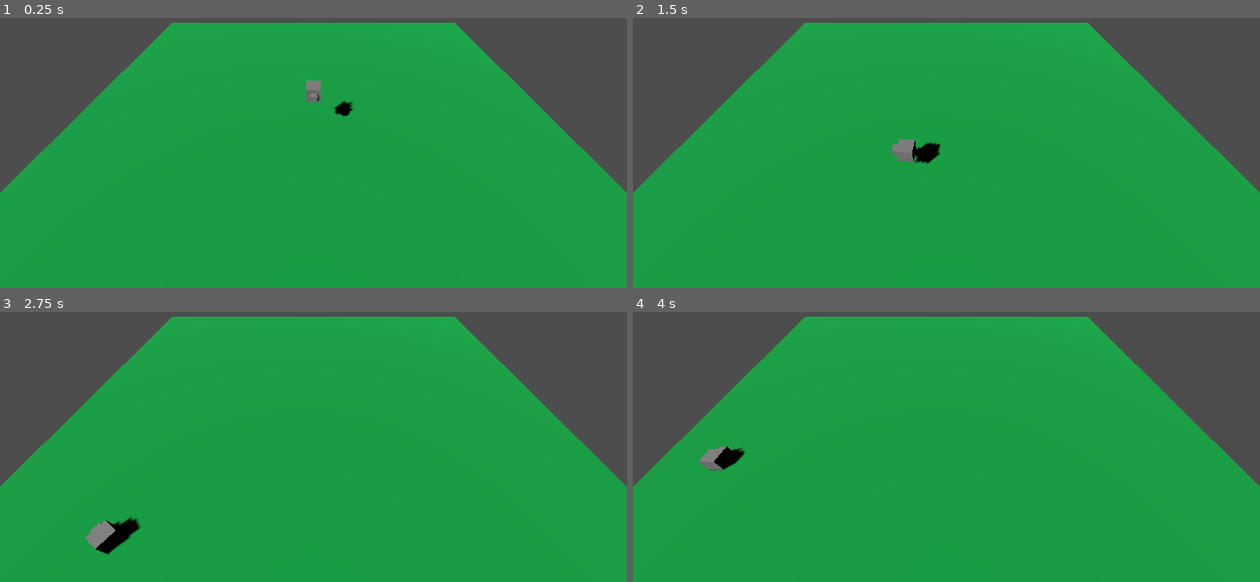
Above: before the commit, frames 1-4 (two rows, left to right).
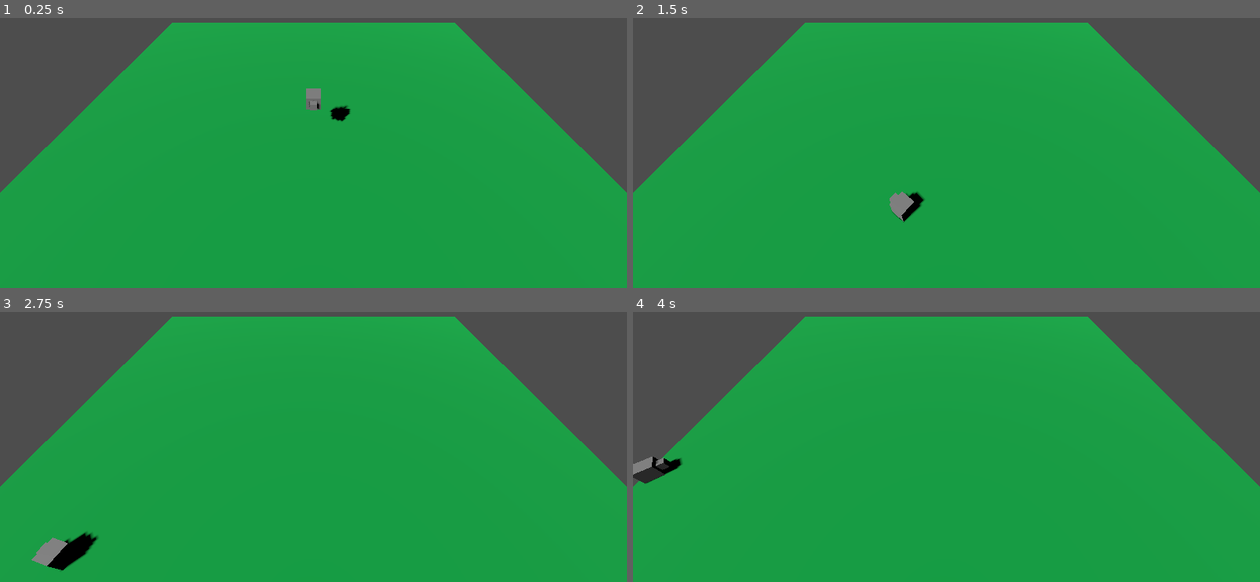
Above: after the commit, the same moments.

Repository: AndreiRafael/GGJ24
Game: Godot game, scene res://scenes/MainCar.tscn
Same seed, same stepped clock (60 frames per second), same inputs: the game is played once before the commit and once after it. Before the commit the project starts from res://Main.tscn.
Inputs:
- Up to frame 1 (0.25 s): no input
- Up to frame 2 (1.5 s): hold D (turn_right) 0.53-1.28 s; hold A (turn_left) from 1.28 s (still down)
- Up to frame 3 (2.75 s): release A (turn_left) at 2.03 s; hold D (turn_right) from 2.03 s (still down)
- Up to frame 4 (4 s): release D (turn_right) at 3.53 s; hold A (turn_left) from 3.53 s (still down)

The runs differ from the first frame. In frame 1, 0.3% of the frame differs, in the area x 48-57%, y 23-39%; in frame 2, 0.9%; in frame 3, 1.5%, in the area x 5-23%, y 75-96%; in frame 4, 0.9%.

Commit message:
carro e snake wip

Diff:
--- a/Main.tscn
+++ /dev/null
@@ -1,51 +0,0 @@
-[gd_scene load_steps=8 format=3 uid="uid://b6irfwux1kg4t"]
-
-[ext_resource type="Script" path="res://scripts/new_script.gd" id="1_1k3co"]
-[ext_resource type="Material" uid="uid://uyarp30xpwwd" path="res://materials/temp.tres" id="2_egt87"]
-
-[sub_resource type="SphereShape3D" id="SphereShape3D_7khki"]
-
-[sub_resource type="BoxMesh" id="BoxMesh_dka3o"]
-
-[sub_resource type="BoxMesh" id="BoxMesh_qv2yx"]
-
-[sub_resource type="PlaneMesh" id="PlaneMesh_05je2"]
-
-[sub_resource type="WorldBoundaryShape3D" id="WorldBoundaryShape3D_c8076"]
-
-[node name="Main" type="Node3D"]
-
-[node name="Car" type="CharacterBody3D" parent="."]
-transform = Transform3D(1, 0, 0, 0, 1, 0, 0, 0, 1, 0, 2.1118, 0)
-
-[node name="Collision" type="CollisionShape3D" parent="Car"]
-transform = Transform3D(0.5, 0, 0, 0, 0.5, 0, 0, 0, 0.5, 0, 0, 0)
-shape = SubResource("SphereShape3D_7khki")
-
-[node name="Controller" type="Node" parent="Car"]
-script = ExtResource("1_1k3co")
-
-[node name="TempMesh" type="MeshInstance3D" parent="Car"]
-transform = Transform3D(0.5, 0, 0, 0, 0.5, 0, 0, 0, 0.5, 0, 0, 0)
-mesh = SubResource("BoxMesh_dka3o")
-
-[node name="MeshInstance3D" type="MeshInstance3D" parent="Car/TempMesh"]
-transform = Transform3D(0.5, 0, 0, 0, 0.5, 0, 0, 0, 0.5, 0, 0, 0.625758)
-mesh = SubResource("BoxMesh_qv2yx")
-
-[node name="Camera3D" type="Camera3D" parent="."]
-transform = Transform3D(1, 0, 0, 0, 0.707107, 0.707107, 0, -0.707107, 0.707107, 0, 7, 6)
-
-[node name="Floor" type="StaticBody3D" parent="."]
-transform = Transform3D(10, 0, 0, 0, 10, 0, 0, 0, 10, 0, 0, 0)
-
-[node name="Mesh" type="MeshInstance3D" parent="Floor"]
-material_override = ExtResource("2_egt87")
-mesh = SubResource("PlaneMesh_05je2")
-
-[node name="Collision" type="CollisionShape3D" parent="Floor"]
-shape = SubResource("WorldBoundaryShape3D_c8076")
-
-[node name="DirectionalLight3D" type="DirectionalLight3D" parent="."]
-transform = Transform3D(0.707107, 0.5, -0.5, 0, 0.707107, 0.707107, 0.707107, -0.5, 0.5, 0, 0, 0)
-shadow_enabled = true
--- a/project.godot
+++ b/project.godot
@@ -11,7 +11,7 @@
 [application]
 
 config/name="GGJ24"
-run/main_scene="res://Main.tscn"
+run/main_scene="res://scenes/MainCar.tscn"
 config/features=PackedStringArray("4.2", "Forward Plus")
 config/icon="res://icon.svg"
 
--- /dev/null
+++ b/scenes/Car.tscn
@@ -0,0 +1,27 @@
+[gd_scene load_steps=5 format=3 uid="uid://bm4cv8qhgtv2a"]
+
+[ext_resource type="Script" path="res://scripts/car.gd" id="1_eb6nh"]
+
+[sub_resource type="SphereShape3D" id="SphereShape3D_7khki"]
+
+[sub_resource type="BoxMesh" id="BoxMesh_dka3o"]
+
+[sub_resource type="BoxMesh" id="BoxMesh_qv2yx"]
+
+[node name="Car" type="CharacterBody3D"]
+transform = Transform3D(1, 0, 0, 0, 1, 0, 0, 0, 1, 0, 2.1118, 0)
+
+[node name="Collision" type="CollisionShape3D" parent="."]
+transform = Transform3D(0.5, 0, 0, 0, 0.5, 0, 0, 0, 0.5, 0, 0, 0)
+shape = SubResource("SphereShape3D_7khki")
+
+[node name="Controller" type="Node" parent="."]
+script = ExtResource("1_eb6nh")
+
+[node name="TempMesh" type="MeshInstance3D" parent="."]
+transform = Transform3D(0.5, 0, 0, 0, 0.5, 0, 0, 0, 0.5, 0, 0, 0)
+mesh = SubResource("BoxMesh_dka3o")
+
+[node name="MeshInstance3D" type="MeshInstance3D" parent="TempMesh"]
+transform = Transform3D(0.5, 0, 0, 0, 0.5, 0, 0, 0, 0.5, 0, 0, 0.625758)
+mesh = SubResource("BoxMesh_qv2yx")
--- /dev/null
+++ b/scenes/Clown.tscn
@@ -0,0 +1,25 @@
+[gd_scene load_steps=5 format=3 uid="uid://dxo4nrgdssges"]
+
+[ext_resource type="Script" path="res://scripts/clown.gd" id="1_24g56"]
+
+[sub_resource type="CapsuleShape3D" id="CapsuleShape3D_2exqr"]
+
+[sub_resource type="CapsuleMesh" id="CapsuleMesh_6y6j4"]
+
+[sub_resource type="BoxMesh" id="BoxMesh_buivk"]
+
+[node name="Clown" type="CharacterBody3D"]
+transform = Transform3D(1, 0, 0, 0, 1, 0, 0, 0, 1, 0, 1.70706, 0)
+collision_layer = 2
+script = ExtResource("1_24g56")
+waypoint_frequency = 80.0
+
+[node name="CollisionShape3D" type="CollisionShape3D" parent="."]
+shape = SubResource("CapsuleShape3D_2exqr")
+
+[node name="MeshInstance3D" type="MeshInstance3D" parent="."]
+mesh = SubResource("CapsuleMesh_6y6j4")
+
+[node name="MeshInstance3D" type="MeshInstance3D" parent="MeshInstance3D"]
+transform = Transform3D(0.730631, 0, 0, 0, 0.250128, 0, 0, 0, 0.466019, 0, 0.474407, 0.384091)
+mesh = SubResource("BoxMesh_buivk")
--- /dev/null
+++ b/scenes/Leader.tscn
@@ -0,0 +1,11 @@
+[gd_scene load_steps=3 format=3 uid="uid://diafabxbxlj37"]
+
+[ext_resource type="PackedScene" uid="uid://dxo4nrgdssges" path="res://scenes/Clown.tscn" id="1_myn3b"]
+[ext_resource type="Script" path="res://scripts/leader.gd" id="2_tnc6w"]
+
+[node name="Leader" instance=ExtResource("1_myn3b")]
+transform = Transform3D(0.9, 0, 0, 0, 0.9, 0, 0, 0, 0.9, 0, 1.70706, 0)
+script = ExtResource("2_tnc6w")
+speed = 2.0
+turn_speed = 4.0
+waypoint_frequency = 80.0
--- /dev/null
+++ b/scenes/Main.tscn
@@ -0,0 +1,58 @@
+[gd_scene load_steps=6 format=3 uid="uid://b6irfwux1kg4t"]
+
+[ext_resource type="PackedScene" uid="uid://diafabxbxlj37" path="res://scenes/Leader.tscn" id="2_r3oth"]
+[ext_resource type="Material" uid="uid://uyarp30xpwwd" path="res://materials/temp.tres" id="2_ryvou"]
+[ext_resource type="PackedScene" uid="uid://dxo4nrgdssges" path="res://scenes/Clown.tscn" id="3_6if3v"]
+
+[sub_resource type="PlaneMesh" id="PlaneMesh_05je2"]
+
+[sub_resource type="WorldBoundaryShape3D" id="WorldBoundaryShape3D_c8076"]
+
+[node name="Main" type="Node3D"]
+
+[node name="Camera3D" type="Camera3D" parent="."]
+transform = Transform3D(1, 0, 0, 0, 0.707107, 0.707107, 0, -0.707107, 0.707107, 0, 7, 6)
+
+[node name="Floor" type="StaticBody3D" parent="."]
+transform = Transform3D(10, 0, 0, 0, 10, 0, 0, 0, 10, 0, 0, 0)
+
+[node name="Mesh" type="MeshInstance3D" parent="Floor"]
+material_override = ExtResource("2_ryvou")
+mesh = SubResource("PlaneMesh_05je2")
+
+[node name="Collision" type="CollisionShape3D" parent="Floor"]
+shape = SubResource("WorldBoundaryShape3D_c8076")
+
+[node name="Leader" parent="." node_paths=PackedStringArray("next") instance=ExtResource("2_r3oth")]
+speed = 6.0
+next = NodePath("../Clown")
+
+[node name="Clown" parent="." node_paths=PackedStringArray("next") instance=ExtResource("3_6if3v")]
+next = NodePath("../Clown2")
+
+[node name="Clown2" parent="." node_paths=PackedStringArray("next") instance=ExtResource("3_6if3v")]
+next = NodePath("../Clown3")
+
+[node name="Clown3" parent="." node_paths=PackedStringArray("next") instance=ExtResource("3_6if3v")]
+next = NodePath("../Clown4")
+
+[node name="Clown4" parent="." node_paths=PackedStringArray("next") instance=ExtResource("3_6if3v")]
+next = NodePath("../Clown5")
+
+[node name="Clown5" parent="." node_paths=PackedStringArray("next") instance=ExtResource("3_6if3v")]
+next = NodePath("../Clown6")
+
+[node name="Clown6" parent="." node_paths=PackedStringArray("next") instance=ExtResource("3_6if3v")]
+next = NodePath("../Clown7")
+
+[node name="Clown7" parent="." node_paths=PackedStringArray("next") instance=ExtResource("3_6if3v")]
+next = NodePath("../Clown8")
+
+[node name="Clown8" parent="." node_paths=PackedStringArray("next") instance=ExtResource("3_6if3v")]
+next = NodePath("../Clown9")
+
+[node name="Clown9" parent="." instance=ExtResource("3_6if3v")]
+
+[node name="DirectionalLight3D" type="DirectionalLight3D" parent="."]
+transform = Transform3D(0.707107, 0.5, -0.5, 0, 0.707107, 0.707107, 0.707107, -0.5, 0.5, 0, 0, 0)
+shadow_enabled = true
--- /dev/null
+++ b/scenes/MainCar.tscn
@@ -0,0 +1,29 @@
+[gd_scene load_steps=5 format=3 uid="uid://dwg6drqodrh6d"]
+
+[ext_resource type="Material" uid="uid://uyarp30xpwwd" path="res://materials/temp.tres" id="1_djbb0"]
+[ext_resource type="PackedScene" uid="uid://bm4cv8qhgtv2a" path="res://scenes/Car.tscn" id="1_gpan4"]
+
+[sub_resource type="PlaneMesh" id="PlaneMesh_05je2"]
+
+[sub_resource type="WorldBoundaryShape3D" id="WorldBoundaryShape3D_c8076"]
+
+[node name="Main" type="Node3D"]
+
+[node name="Car" parent="." instance=ExtResource("1_gpan4")]
+
+[node name="Camera3D" type="Camera3D" parent="."]
+transform = Transform3D(1, 0, 0, 0, 0.707107, 0.707107, 0, -0.707107, 0.707107, 0, 7, 6)
+
+[node name="Floor" type="StaticBody3D" parent="."]
+transform = Transform3D(10, 0, 0, 0, 10, 0, 0, 0, 10, 0, 0, 0)
+
+[node name="Mesh" type="MeshInstance3D" parent="Floor"]
+material_override = ExtResource("1_djbb0")
+mesh = SubResource("PlaneMesh_05je2")
+
+[node name="Collision" type="CollisionShape3D" parent="Floor"]
+shape = SubResource("WorldBoundaryShape3D_c8076")
+
+[node name="DirectionalLight3D" type="DirectionalLight3D" parent="."]
+transform = Transform3D(0.707107, 0.5, -0.5, 0, 0.707107, 0.707107, 0.707107, -0.5, 0.5, 0, 0, 0)
+shadow_enabled = true
--- a/scripts/new_script.gd
+++ b/scripts/car.gd
@@ -3,6 +3,8 @@
 @export var speed_limit : float = 10.0
 @export var turn_speed : float = 3.0
 @export var acceleration : float = 2.0
+
+var turn : float = 0.0
 var character : CharacterBody3D = null
 
 func _ready():
@@ -14,7 +16,15 @@
 	var vel : Vector3 = character.velocity
 	var fwd : Vector3 = character.global_basis.z
 
-	character.rotate_y(-delta * turn_speed * Input.get_axis("turn_left", "turn_right"))
+	var axis : float = Input.get_axis("turn_left", "turn_right")
+	if axis != 0.0:
+		turn += axis * delta * 5.0
+		turn = clampf(turn, -1.0, 1.0)
+	elif turn > 0.0:
+		turn = maxf(turn - delta, 0.0)
+	elif turn < 0.0:
+		turn = minf(turn + delta, 0.0)
+	character.rotate_y(-delta * turn_speed * turn)
 
 	var hvel : Vector3 = Vector3(vel.x, 0.0, vel.z)
 	var hvel_len : float = hvel.length()
@@ -29,7 +39,7 @@
 		var dot : float = vel.normalized().dot(fwd)
 		mult -= 2.0 * (dot - 1.0)
 	vel += mult * fwd * acceleration * delta
-	vel.y -= delta
+	vel.y -= delta * 9.8
 	if vel.length_squared() > speed_limit * speed_limit:
 		vel = vel.normalized() * speed_limit
 
--- /dev/null
+++ b/scripts/clown.gd
@@ -0,0 +1,45 @@
+extends CharacterBody3D
+class_name Clown
+
+@export var next : Clown = null
+@export var follow_distance : float = 1.0
+
+var waypoints : Array[Vector3] = []
+var waypoint_timer : float = 0.0
+@export var waypoint_frequency : float = 10.0
+
+func _ready():
+	set_next(next)
+
+func set_next(clown : Clown):
+	waypoints.resize(20)
+	waypoints.fill(Vector3(0.0, 0.0, 0.0))
+	if !next and clown:
+		next = clown
+		next.position = position
+
+func _update_waypoints(delta : float):
+	waypoint_timer += delta * waypoint_frequency
+	while waypoint_timer > 1.0:
+		for i in range(waypoints.size() - 1):
+			waypoints[i] = waypoints[i + 1]
+		waypoint_timer -= 1.0
+		waypoints[-1] = position
+
+func update_next(delta : float):
+	if !next:
+		return
+
+	_update_waypoints(delta)
+
+	var target_pos : Vector3 = lerp(waypoints[0], waypoints[1], waypoint_timer)
+	var look : Vector3 = Vector3(
+		target_pos.x,
+		next.position.y,
+		target_pos.z
+	)
+	if look != next.position:
+		next.look_at(look)
+		next.rotate_y(PI)
+	next.position = target_pos
+	next.update_next(delta)
--- /dev/null
+++ b/scripts/leader.gd
@@ -0,0 +1,25 @@
+extends Clown
+
+@export var speed : float = 2.0
+@export var turn_speed : float = 2.0
+var last : Clown = null
+
+# Called every frame. 'delta' is the elapsed time since the previous frame.
+func _physics_process(delta):
+	var vel : Vector3 = velocity
+	var fwd : Vector3 = global_basis.z
+	fwd *= speed
+
+	rotate_y(-delta * turn_speed * Input.get_axis("turn_left", "turn_right"))
+
+	vel.x = fwd.x
+	vel.z = fwd.z
+	vel.y -= delta * 9.8
+
+	velocity = vel
+	move_and_slide()
+
+
+	# TODO: checar colisão
+
+	update_next(delta)
Not shown, added: scenes/LeaEA5B.tmp
Not shown, added: scenes/LeaFCC9.tmp
Not shown, added: scenes/Mai2A04.tmp
Not shown, added: scenes/Mai5614.tmp
